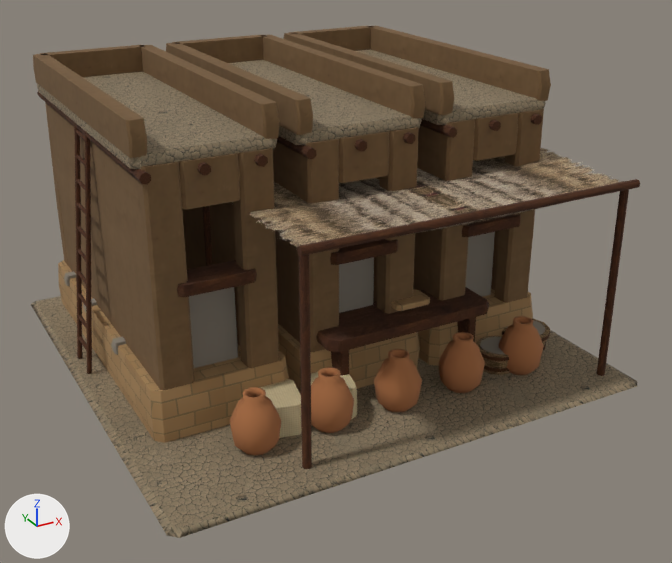
Two versions of the glTF model assets/3d/sumer-buildings/granary.glb, one commit apart.
Camera for both pictures: a 50 mm lens placed at (-4.49, -8.82, 5.11), pointed at (0.13, -0.42, 0.91). The lights are fixed; the arrows at lower left show +X, +Y and +Z. The first picture is the older version. Vertices at exactly the same position are counted once.

In view in the first picture: 'granary-0', 'granary-1', 'granary-10', 'granary-2', 'granary-3', 'granary-4', 'granary-6', 'granary-7', 'granary-8', 'granary-9'.
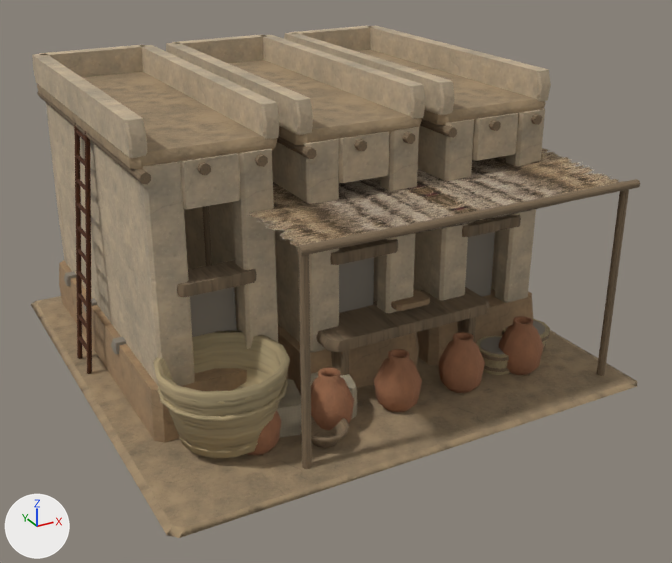
Where the newer file only moved an object's origin or applied its transform, the numbers keep the older frame.

What changed in the scene script:
```text
Add mat_courtyard_cloth:
    mat_courtyard_cloth = bpy.data.materials.new('courtyard-cloth')
    # colours: beige #b9ac91
    # uses the picture img_assets_3d_textures_courtyard_cloth_color_jpg
    # uses the picture img_assets_3d_textures_courtyard_cloth_normal_jpg
Add mat_courtyard_pottery:
    mat_courtyard_pottery = bpy.data.materials.new('courtyard-pottery')
    # colours: brown #a77251
    # uses the picture img_assets_3d_textures_courtyard_pottery_color_jpg
    # uses the picture img_assets_3d_textures_courtyard_pottery_normal_jpg
Add mat_courtyard_wood:
    mat_courtyard_wood = bpy.data.materials.new('courtyard-wood')
    # colours: brown #8a755b
    # uses the picture img_assets_3d_textures_courtyard_wood_color_jpg
    # uses the picture img_assets_3d_textures_courtyard_wood_normal_jpg
Add mat_courtyard_plaster:
    mat_courtyard_plaster = bpy.data.materials.new('courtyard-plaster')
    # colours: beige #ccb79a
    # uses the picture img_assets_3d_textures_courtyard_plaster_color_jpg
    # uses the picture img_assets_3d_textures_courtyard_plaster_normal_jpg
Add mat_courtyard_raw:
    mat_courtyard_raw = bpy.data.materials.new('courtyard-raw')
    # colours: brown #ab8b68
    # uses the picture img_assets_3d_textures_courtyard_plaster_color_jpg
    # uses the picture img_assets_3d_textures_courtyard_plaster_normal_jpg
Add mat_courtyard_earth:
    mat_courtyard_earth = bpy.data.materials.new('courtyard-earth')
    # colours: beige #a58d6e
    # uses the picture img_assets_3d_textures_courtyard_earth_color_jpg
    # uses the picture img_assets_3d_textures_courtyard_earth_normal_jpg
Add mat_courtyard_reed:
    mat_courtyard_reed = bpy.data.materials.new('courtyard-reed')
    # colours: beige #b4a27b
    # uses the picture img_assets_3d_textures_courtyard_reed_color_jpg
    # uses the picture img_assets_3d_textures_courtyard_reed_normal_jpg
Change me_mesh_0:
    where me_mesh_0.from_pydata(...)  # 96 vertices, 176 faces; spans x -2.69..2.69, y -2.69..2.69, z 0.0..2.91
    remove me_mesh_0.materials.append(mat_alluvial_earth)
    add me_mesh_0.materials.append(mat_courtyard_earth)
Change me_mesh_1:
    remove me_mesh_1.from_pydata(...)  # 96 vertices, 176 faces; spans x -2.34..2.34, y -1.4..2.53, z 0.0..0.96
    remove me_mesh_1.materials.append(mat_game_raw_brick_facing)
    add me_mesh_1.from_pydata(...)  # 96 vertices, 176 faces; spans x -2.33..2.34, y -1.4..2.53, z 0.0..0.96
    edits to the shape of me_mesh_1 do not show in these pictures
    add me_mesh_1.materials.append(mat_courtyard_raw)
Change me_mesh_2:
    remove me_mesh_2.from_pydata(...)  # 648 vertices, 1188 faces; spans x -2.31..2.31, y -1.27..2.47, z 0.0..3.2
    remove me_mesh_2.materials.append(mat_warm_clay_plaster)
    add me_mesh_2.from_pydata(...)  # 648 vertices, 1188 faces; spans x -2.31..2.3, y -1.28..2.47, z 0.0..3.2
    edits to the shape of me_mesh_2 do not show in these pictures
    add me_mesh_2.materials.append(mat_courtyard_plaster)
Change me_mesh_4:
    remove me_mesh_4.from_pydata(...)  # 530 vertices, 956 faces; spans x -2.28..2.5, y -2.44..2.53, z 0.0..2.77
    add me_mesh_4.from_pydata(...)  # 615 vertices, 1110 faces; spans x -2.28..2.5, y -2.44..2.53, z 0.0..2.77
    me_mesh_4 part 1: a new loose piece of 85 vertices spanning x -1.13..-0.65, y -2.29..-1.83, z 0.06..0.25, in mat_courtyard_wood
    me_mesh_4 part 2: 956 faces spanning x -2.28..2.5, y -2.44..2.53, z 0.0..2.77 switch from mat_worn_timber to mat_courtyard_wood
Change me_mesh_6:
    where me_mesh_6.from_pydata(...)  # 730 vertices, 1440 faces; spans x -1.75..1.95, y -2.05..-1.55, z 0.0..0.65
    remove me_mesh_6.materials.append(mat_fired_pottery)  # brown #a76b41
    add me_mesh_6.materials.append(mat_courtyard_pottery)
Change me_mesh_8:
    where me_mesh_8.from_pydata(...)  # 48 vertices, 88 faces; spans x -1.436..-0.264, y -1.813..-1.187, z 0.015..0.385
    remove me_mesh_8.materials.append(mat_woven_linen)
    add me_mesh_8.materials.append(mat_courtyard_cloth)
Remove ob_granary_9:
    ob_granary_9 = bpy.data.objects.new('granary-9', me_mesh_9)
Add ob_original_granary_reed_mat:
    ob_original_granary_reed_mat = bpy.data.objects.new('original-granary-reed-mat', me_mesh_9_1)  # 905 vertices, 1786 faces; spans x -2.36..2.35, y -2.2..-0.96, z 0.05..0.95
    ob_original_granary_reed_mat.location = (0.0, 0.0, 0.0)
```

What differs and where, as boxes (x1, y1, x2, y2) in the pictures (672 x 563 px):
'granary-2', recoloured (lighter)
    both: (33, 26, 551, 386)
'granary-0', recoloured
    both: (31, 49, 637, 538)
'original-granary-reed-mat', added (brown)
    after: (153, 319, 550, 458)
'granary-6', recoloured
    both: (248, 319, 543, 455)
'granary-8', recoloured (beige to brown)
    both: (277, 372, 357, 438)
'granary-9', deleted
    before: (476, 319, 550, 375)
part 1 of me_mesh_4, added (brown)
    after: (300, 416, 350, 448)
part 2 of me_mesh_4, recoloured
    both: (37, 91, 640, 469)
